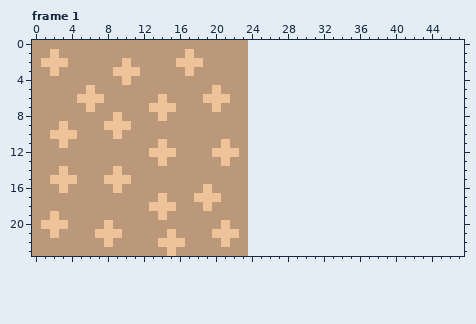
Pixel-art file -- graphics/road1.ase. Above is the file before it was changed.
24x24 pixels, 9 frames. Shown: frame 1. The old version is drawn lined up with the new one, on the new canvas.
New version:
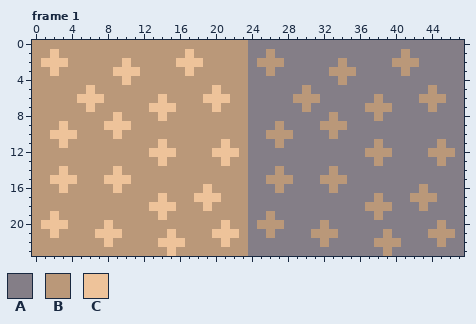
Palette (. is transparent): A #847e87  B #ba9879  C #eec39a
Change:
canvas 24x24 -> 48x24
--- frame 1
@@ x 22..47 @@
- 0 BB........................
- 1 BB........................
- 2 BB........................
- 3 BB........................
- 4 BB........................
- 5 BB........................
- 6 BB........................
- 7 BB........................
- 8 BB........................
- 9 BB........................
-10 BB........................
-11 BB........................
-12 CB........................
-13 BB........................
-14 BB........................
-15 BB........................
-16 BB........................
-17 BB........................
-18 BB........................
-19 BB........................
-20 BB........................
-21 CB........................
-22 BB........................
-23 BB........................
+ 0 BBAAAAAAAAAAAAAAAAAAAAAAAA
+ 1 BBAABAAAAAAAAAAAAAABAAAAAA
+ 2 BBABBBAAAAAABAAAAABBBAAAAA
+ 3 BBAABAAAAAABBBAAAAABAAAAAA
+ 4 BBAAAAAAAAAABAAAAAAAAAAAAA
+ 5 BBAAAAAABAAAAAAAAAAAAABAAA
+ 6 BBAAAAABBBAAAAAABAAAABBBAA
+ 7 BBAAAAAABAAAAAABBBAAAABAAA
+ 8 BBAAAAAAAAABAAAABAAAAAAAAA
+ 9 BBAAABAAAABBBAAAAAAAAAAAAA
+10 BBAABBBAAAABAAAAAAAAAAAAAA
+11 BBAAABAAAAAAAAAABAAAAAABAA
+12 CBAAAAAAAAAAAAABBBAAAABBBA
+13 BBAAAAAAAAAAAAAABAAAAAABAA
+14 BBAAABAAAAABAAAAAAAAAAAAAA
+15 BBAABBBAAABBBAAAAAAAAAAAAA
+16 BBAAABAAAAABAAAAAAAAABAAAA
+17 BBAAAAAAAAAAAAAABAAABBBAAA
+18 BBAAAAAAAAAAAAABBBAAABAAAA
+19 BBAABAAAAAAAAAAABAAAAAAAAA
+20 BBABBBAAAABAAAAAAAAAAAABAA
+21 CBAABAAAABBBAAAAABAAAABBBA
+22 BBAAAAAAAABAAAAABBBAAAABAA
+23 BBAAAAAAAAAAAAAAABAAAAAAAA
Pixel boxes of the changes (left, top, right, bottom) in both pictures:
added: (248, 40, 464, 256)
